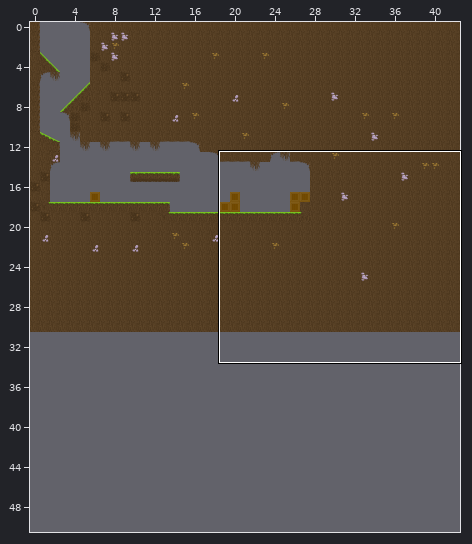
Two states of a Tiled map, assets/maps/firstmap.tmx. Above, an overview of the earlier version with the close-up marked.
Close-up. The starting point:
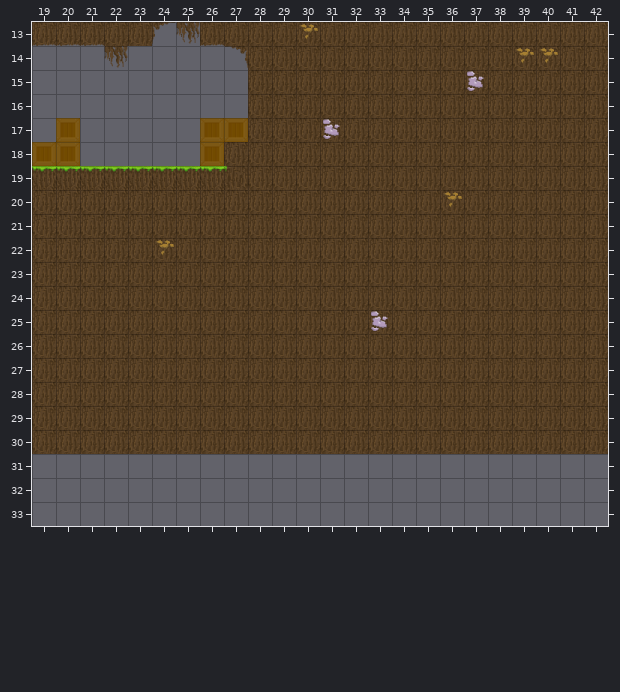
Cells are 64x64 px. Shown: x 19..42, y 13..33. The commit also changed other parts of the map, which this record leaves out.
After the commit:
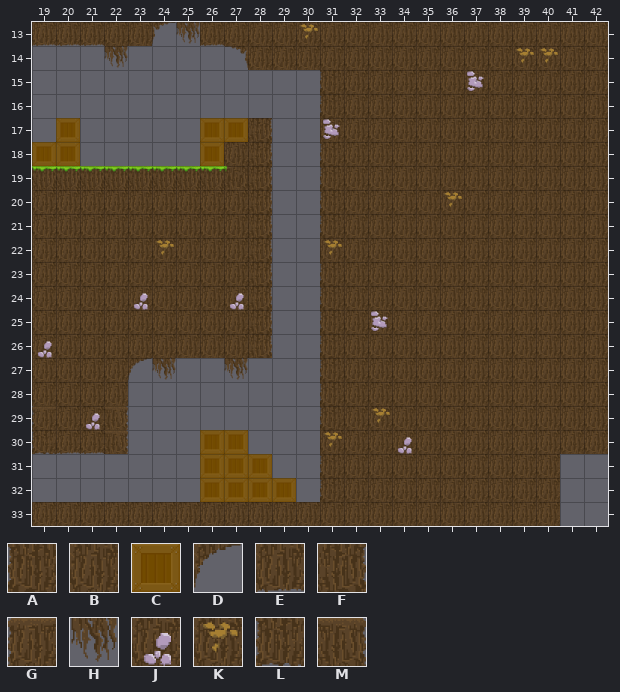
Key: from "Tiles_64x64": A 3, B 4, C 6, D 8, E 9, F 10, G 15, H 23, J 47, K 49, L 58, M 59.
_ is an empty cell, . an unchanged one.
Edits made:
--- layer "mainmap"
@@ x 19..40 @@
-15 .........BBBB.........
-16 .........BBBB.........
-17 .........BBB..........
-18 .........BBBB.........
-19 .........BBBB.........
-20 .........BBBB.........
-21 .........BBBB.........
-22 .........BBBB.........
-23 .........BBBB.........
-24 ....B...BBBBB.........
-25 .........BBBB.........
-26 B........BBBB.........
-27 ....BBBBBBBBB.........
-28 ....BBBBBBBBB.........
-29 B.BBBBBBBBBBB.B.......
-30 BBBBBBBBBBBBB..B......
-31 .......___..__________
-32 .......____.__________
-33 ______________________
+15 .........___A.........
+16 .........___A.........
+17 .........F__..........
+18 .........F__A.........
+19 .........F__A.........
+20 .........F__A.........
+21 .........F__A.........
+22 .........F__K.........
+23 .........F__A.........
+24 ....J...JF__A.........
+25 .........F__A.........
+26 J........F__A.........
+27 ....DH__H___A.........
+28 ....________A.........
+29 G.JM________A.K.......
+30 LEEM___CC___K..J......
+31 .......CCC..ABBBBBBBBB
+32 .......CCCC.ABBBBBBBBB
+33 BBBBBBBBBBBBBBBBBBBBBB
Where, in picture pixels (left, top, right, bottom), the same in both close-ups:
changed: (32, 70, 560, 526)
